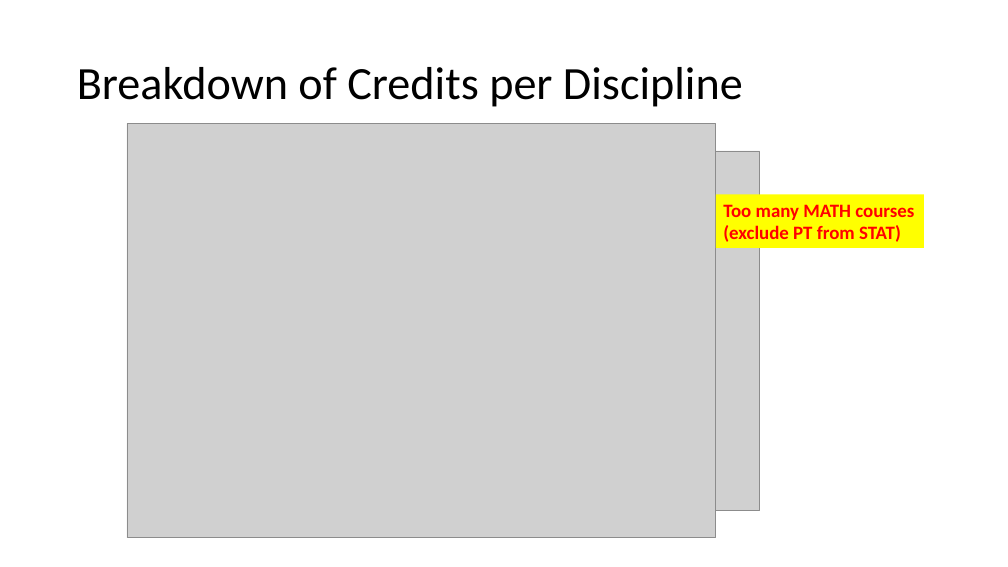
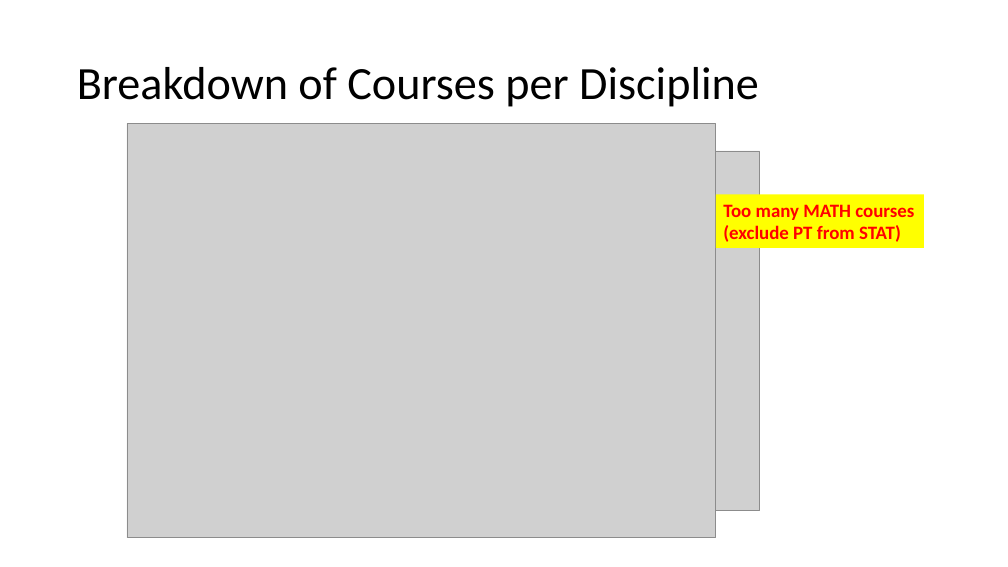
Before and after one commit to damouras/SoSC, a slide deck: slide 8 of Status fo Statistics Curricula.pptx (slide 7 before the commit). Drawn at 1008x567 pixels with LibreOffice and Linux fonts; fonts in the diff are those of the drawing; grey boxes stand for pictures. Boxes give left, top, right and bottom in pixels: in the first picture for what was removed or moved away, otherwise in the second. Text is boxed around its words. In the diff, an @@ line names an element or a change of style, - is before the commit and + after.

```diff
--- a/Status fo Statistics Curricula.pptx
+++ b/Status fo Statistics Curricula.pptx
@@ title at (77,67,759,107): text changed @@
-Breakdown of Credits per Discipline
+Breakdown of Courses per Discipline
```
Also in this commit, not shown: 2 slides added, 1 slide removed, 4 other files.
